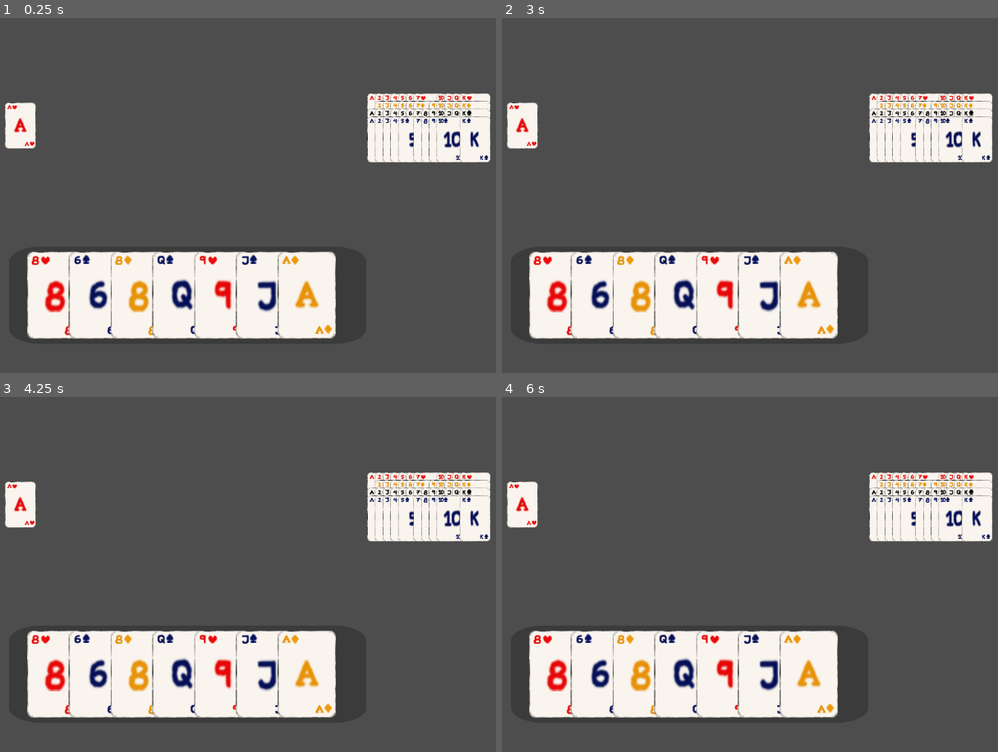
Above: before the commit, frames 1-4 (two rows, left to right).
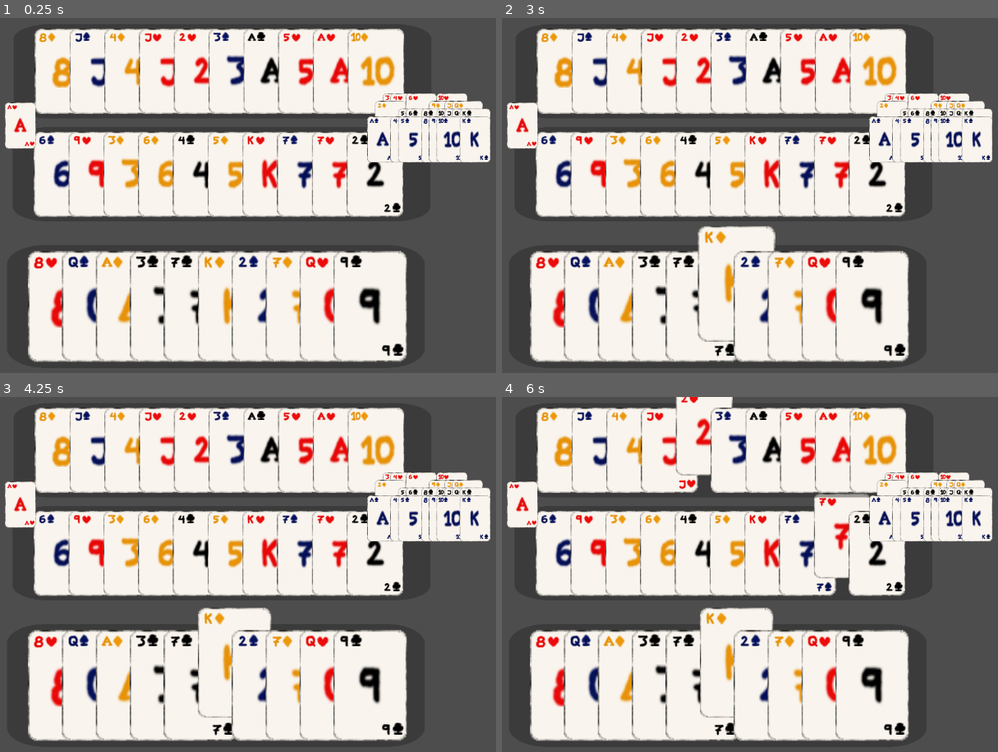
Above: after the commit, the same moments.

Repository: T33py/CardGame
Game: Godot game, scene res://TestScene.tscn
The game is run twice, just before and just after one commit, with the same random seed, the same clock (stepped at 60 frames per second) and the same inputs.
Inputs (mouse positions are in pixels of both pictures, inside the frame that each line leads up to):
- Up to frame 1 (0.25 s): no input
- Up to frame 2 (3 s): tap Enter at 0.5, 2 s; move the mouse to (943, 184) at 0.52 s; click (943, 184) at 0.67 s; tap Space at 1.25, 2.75 s; move the mouse to (665, 220) at 1.27 s; click (665, 220) at 1.42 s; move the mouse to (864, 120) at 2.02 s; click (864, 120) at 2.17 s; move the mouse to (764, 277) at 2.77 s; click (764, 277) at 2.92 s
- Up to frame 3 (4.25 s): tap Enter at 3.5 s; move the mouse to (495, 638) at 3.52 s; click (495, 638) at 3.67 s
- Up to frame 4 (6 s): tap Space at 4.25 s; move the mouse to (601, 524) at 4.27 s; click (601, 524) at 4.42 s; move the mouse to (829, 581) at 5.02 s; click (829, 581) at 5.17 s; move the mouse to (700, 489) at 5.77 s; click (700, 489) at 5.92 s

The runs differ from the first frame. In frame 1, 49% of the frame differs, in the area x 5-99%, y 3-97%; in frame 2, 50%; in frame 3, 50%; in frame 4, 50%, in the area x 5-99%, y 0-97%.

Commit message:
Hand now implements hovering and selecting cards

Diff:
--- a/Cards/Card.gd
+++ b/Cards/Card.gd
@@ -3,7 +3,9 @@
 
 enum Suits  { Hearts, Diamonds, Clubs, Spades, }
 enum Values { Ace, One, Two, Three, Four, Five, Six, Seven, Eight, Nine, Ten, Jack, Queen, King, }
-signal card_clicked
+signal card_clicked(card: Card)
+signal mouse_hovers(card: Card)
+signal mouse_stopped_hovering(card: Card)
 
 var colors = {
 	Suits.Hearts: Color("ec0808"),
@@ -34,9 +36,12 @@
 	Suits.Spades: "Spade",
 }
 
+var in_focus = false
+var focus_scale = 1.05
+var scale_before_focused = 1
+
 @export var my_suit : Suits = Suits.Hearts
 @export var my_value: Values = Values.Ace
-var default_width: int
 
 var current_center_pattern
 var current_top_left_corner_value
@@ -113,3 +118,35 @@
 
 func get_height():
 	return find_child("BasicCardFront").texture.get_height() * scale.y
+
+
+func _on_area_2d_input_event(viewport, event, shape_idx):
+	if event is InputEventMouseButton:
+		if event.button_index == MOUSE_BUTTON_LEFT and event.pressed:
+			card_clicked.emit(self)
+			print ("Clicked: " + str(self))
+	pass
+
+func change_focused(is_focus: bool):
+	if in_focus == is_focus:
+		return
+	in_focus = is_focus
+	if in_focus:
+		scale_before_focused = scale
+		scale *= focus_scale
+	else:
+		scale = scale_before_focused
+	pass
+
+
+func _on_area_2d_mouse_entered():
+	mouse_hovers.emit(self)
+	pass # Replace with function body.
+
+
+func _on_area_2d_mouse_exited():
+	mouse_stopped_hovering.emit(self)
+	pass # Replace with function body.
+
+func _to_string():
+	return str(patterns[my_value]) + " of " + str(symbols[my_suit])
--- a/Cards/Card.tscn
+++ b/Cards/Card.tscn
@@ -21,6 +21,9 @@
 [ext_resource type="Texture2D" uid="uid://b7ym6avgi5fmf" path="res://Art/CardArt/Spade.png" id="19_nr0t2"]
 [ext_resource type="Texture2D" uid="uid://kgu7b8w4vbr2" path="res://Art/CardArt/Club.png" id="20_hiddl"]
 
+[sub_resource type="RectangleShape2D" id="RectangleShape2D_86r2k"]
+size = Vector2(60, 90)
+
 [node name="Card" type="Node2D"]
 script = ExtResource("1_rbxv6")
 
@@ -330,3 +333,12 @@
 visible = false
 position = Vector2(26.3124, -2.47974)
 texture = ExtResource("20_hiddl")
+
+[node name="Area2D" type="Area2D" parent="."]
+
+[node name="CollisionShape2D" type="CollisionShape2D" parent="Area2D"]
+shape = SubResource("RectangleShape2D_86r2k")
+
+[connection signal="input_event" from="Area2D" to="." method="_on_area_2d_input_event"]
+[connection signal="mouse_entered" from="Area2D" to="." method="_on_area_2d_mouse_entered"]
+[connection signal="mouse_exited" from="Area2D" to="." method="_on_area_2d_mouse_exited"]
--- a/Cards/Deck.gd
+++ b/Cards/Deck.gd
@@ -23,7 +23,7 @@
 func _process(delta):
 	pass
 
-func draw_random():
+func draw_random() -> Card:
 	var idx = random.randi_range(0, len(cards)-1)
 	var c = cards[idx]
 	cards.remove_at(idx)
--- a/Cards/Hand.gd
+++ b/Cards/Hand.gd
@@ -1,10 +1,14 @@
 extends Node2D
 class_name Hand
 
+var display_area: CardDisplayArea
+
+
 @export var current_deck: Deck
+@export var selected_card_y_offset = 100
 var cards: Array[Card] = []
-
-var display_area: CardDisplayArea
+var cards_being_hovered: Array[Card] = []
+var selected_card: Card = null
 
 var draw_card = false
 
@@ -19,14 +23,82 @@
 func _process(delta):
 	if draw_card:
 		draw_random_card()
-	if len(display_area.cards) < 7:
+	if len(display_area.cards) < 10:
 		draw_card = true
 	pass
 
 func draw_random_card():
 	if current_deck != null:
-		var card = current_deck.draw_random()
+		var card: Card = current_deck.draw_random()
 		cards.append(card)
 		display_area.place_card(card)
+		card.connect("mouse_hovers", _player_hovers_over_card)
+		card.connect("mouse_stopped_hovering", _player_no_longer_hovers_over_card)
+		card.connect("card_clicked", _select_card)
 
 	draw_card = false
+
+# handles the "card clicked" signal
+func _select_card(card: Card):
+	if selected_card == null:
+		selected_card = card
+		card.position.y -= selected_card_y_offset
+		return
+
+	if not card.in_focus:
+		return
+
+	if selected_card != card:
+		selected_card.position.y += selected_card_y_offset
+		selected_card = card
+		card.position.y -= selected_card_y_offset
+		return
+
+	if selected_card == card:
+		selected_card = null
+		card.position.y += selected_card_y_offset
+		return
+
+	pass
+
+# handles the mouse hovering multiple cards
+func handle_multihover():
+	if len(cards_being_hovered) == 0:
+		return
+
+	print(cards_being_hovered)
+
+	for card in cards_being_hovered:
+		card.change_focused(false)
+
+	if len(cards_being_hovered) == 1:
+		cards_being_hovered[0].change_focused(true)
+		return
+
+
+	var top_z = 10000
+	var top_card:Card = cards[0]
+	for card in cards_being_hovered:
+		card.change_focused(false)
+		if card.z_index < top_z:
+			top_card = card
+		pass
+	top_card.change_focused(true)
+	pass
+
+func _player_hovers_over_card(card: Card):
+	print("player hovers " + str(card))
+	if card not in cards_being_hovered:
+		cards_being_hovered.append(card)
+	handle_multihover()
+	pass
+
+func _player_no_longer_hovers_over_card(card: Card):
+	print("player no longer hovers " + str(card))
+	for c in range(len(cards_being_hovered)):
+		if card == cards_being_hovered[c]:
+			cards_being_hovered.remove_at(c)
+			break
+	card.change_focused(false)
+	handle_multihover()
+	pass
--- a/TestScene.tscn
+++ b/TestScene.tscn
@@ -7,9 +7,22 @@
 [node name="TestScene" type="Node2D"]
 
 [node name="Hand" parent="." node_paths=PackedStringArray("current_deck") instance=ExtResource("2_dh85x")]
-position = Vector2(428, 541)
-scale = Vector2(0.362737, 0.17562)
+position = Vector2(483, 563)
+scale = Vector2(0.423909, 0.221688)
 current_deck = NodePath("../Deck")
+selected_card_y_offset = 200
+
+[node name="Hand2" parent="." node_paths=PackedStringArray("current_deck") instance=ExtResource("2_dh85x")]
+position = Vector2(494, 305)
+scale = Vector2(0.423909, 0.170633)
+current_deck = NodePath("../Deck")
+selected_card_y_offset = 200
+
+[node name="Hand3" parent="." node_paths=PackedStringArray("current_deck") instance=ExtResource("2_dh85x")]
+position = Vector2(496, 104)
+scale = Vector2(0.423909, 0.170633)
+current_deck = NodePath("../Deck")
+selected_card_y_offset = 200
 
 [node name="Deck" parent="." instance=ExtResource("3_h1md0")]
 position = Vector2(793, 177)
Not shown: 1 places in Cards/Card.tscn that only renumber resources
